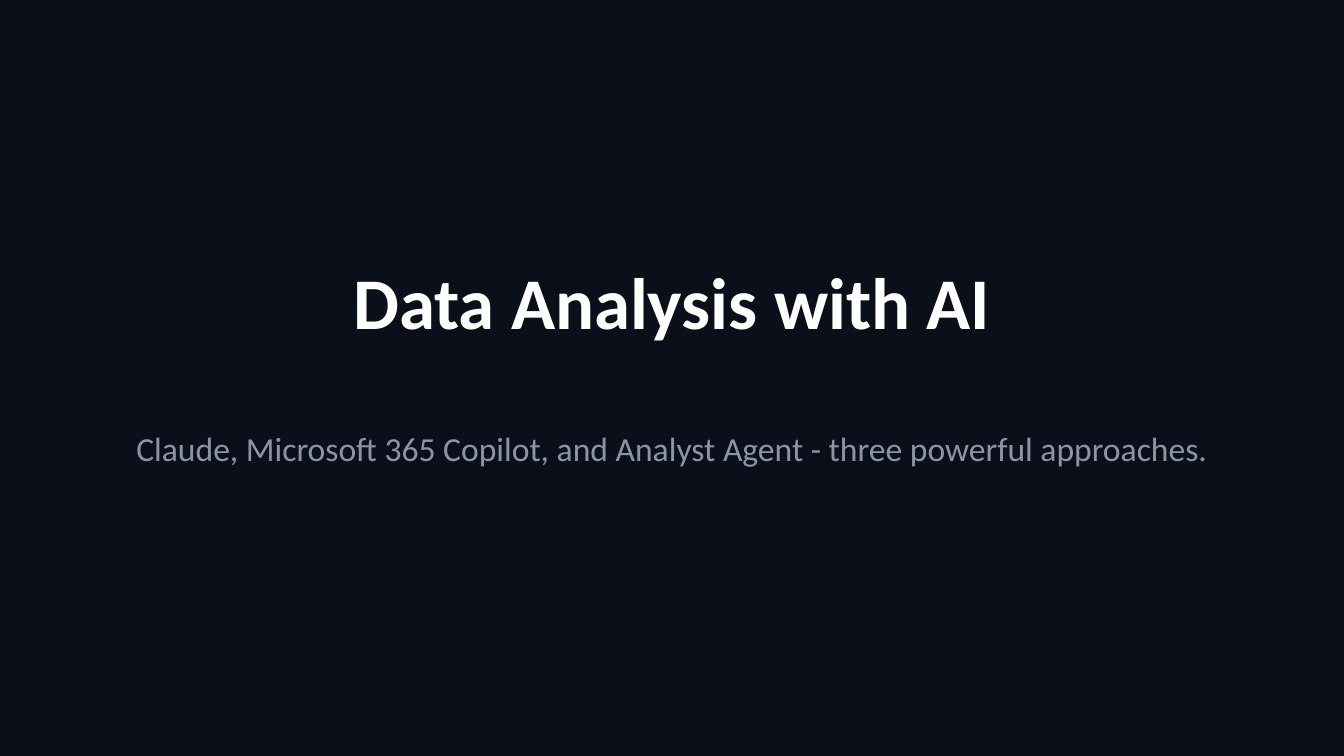
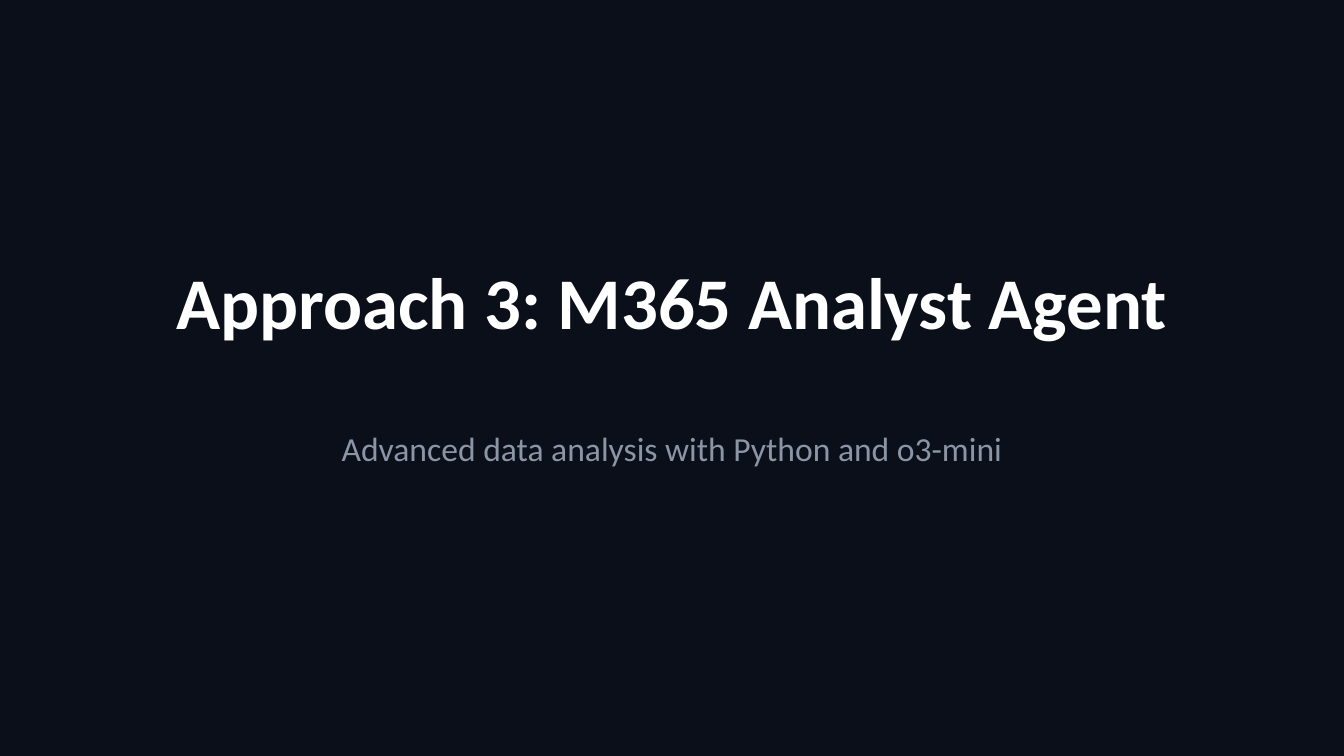
Before and after one commit to scottrhay/AIA-ClaudeCopilot, a slide deck: slide 22 of slides/B2_AI_Analytics_Business.pptx (slide 2 before the commit). Drawn at 1344x756 pixels with LibreOffice and Linux fonts; fonts in the diff are those of the drawing. Boxes give left, top, right and bottom in pixels: in the first picture for what was removed or moved away, otherwise in the second. Text is boxed around its words. In the diff, an @@ line names an element or a change of style, - is before the commit and + after.

```diff
--- a/slides/B2_AI_Analytics_Business.pptx
+++ b/slides/B2_AI_Analytics_Business.pptx
@@ text at box(177, 278, 1167, 342): text changed @@
-Data Analysis with AI
+Approach 3: M365 Analyst Agent
@@ text at box(342, 437, 1002, 467): text changed @@
-Claude, Microsoft 365 Copilot, and Analyst Agent - three powerful approaches.
+Advanced data analysis with Python and o3-mini
```
Also in this commit, not shown: 15 other slides changed, 16 slides added, 29 slides removed, 50 other files.
